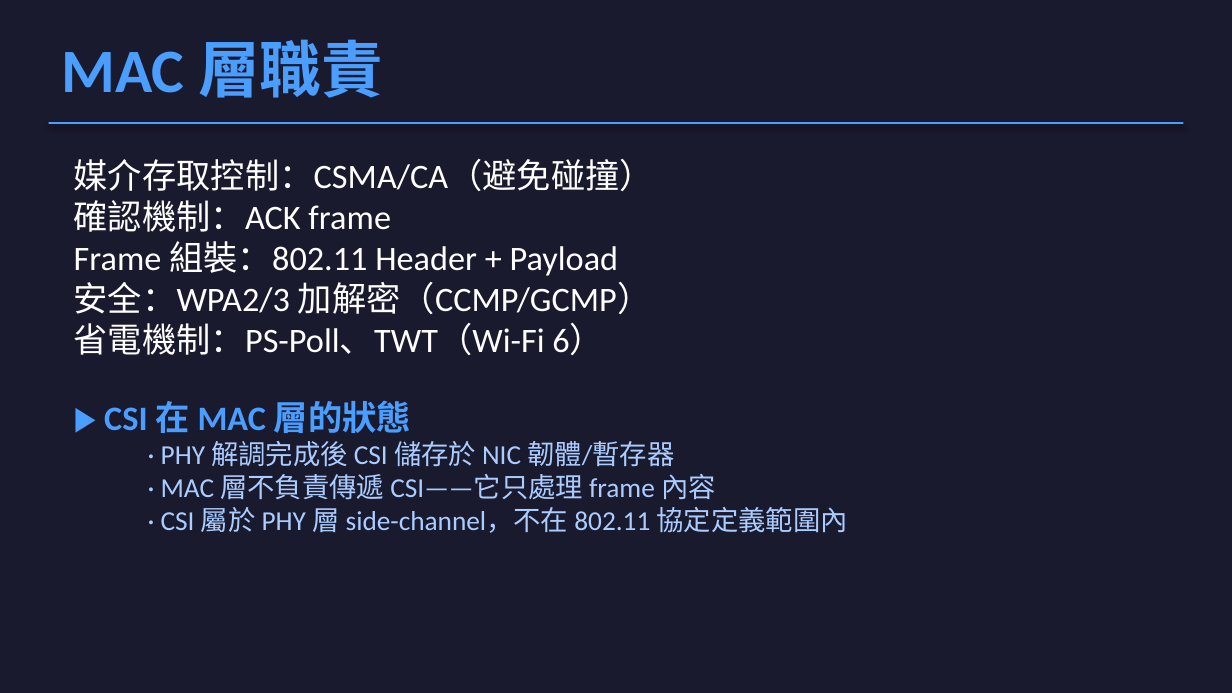
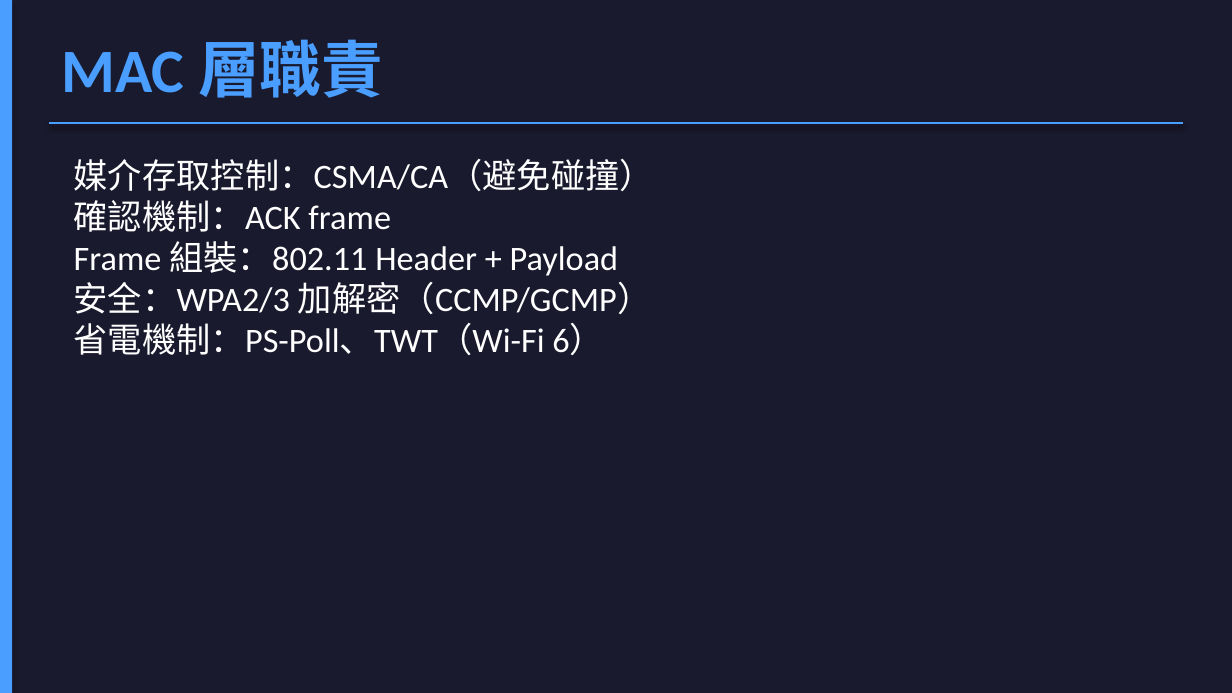
Before and after one commit to jacky92219-cell/network-ppt-project, a slide deck: slide 5 of output/network-card-csi.pptx. Drawn at 1232x693 pixels with LibreOffice and Linux fonts; fonts in the diff are those of the drawing. Boxes give left, top, right and bottom in pixels: in the first picture for what was removed or moved away, otherwise in the second. Text is boxed around its words. In the diff, an @@ line names an element or a change of style, - is before the commit and + after.

```diff
--- a/output/network-card-csi.pptx
+++ b/output/network-card-csi.pptx
@@ rectangle added at <box>0,0,12,692</box>, fill #4A9EFF @@
@@ text at <box>104,400,848,533</box>: paragraphs removed @@
-▶ CSI 在 MAC 層的狀態
-  · PHY 解調完成後 CSI 儲存於 NIC 韌體/暫存器
-  · MAC 層不負責傳遞 CSI——它只處理 frame 內容
-  · CSI 屬於 PHY 層 side-channel，不在 802.11 協定定義範圍內
```
Also in this commit, not shown: 23 other slides changed, 4 slides added, 5 other files.
